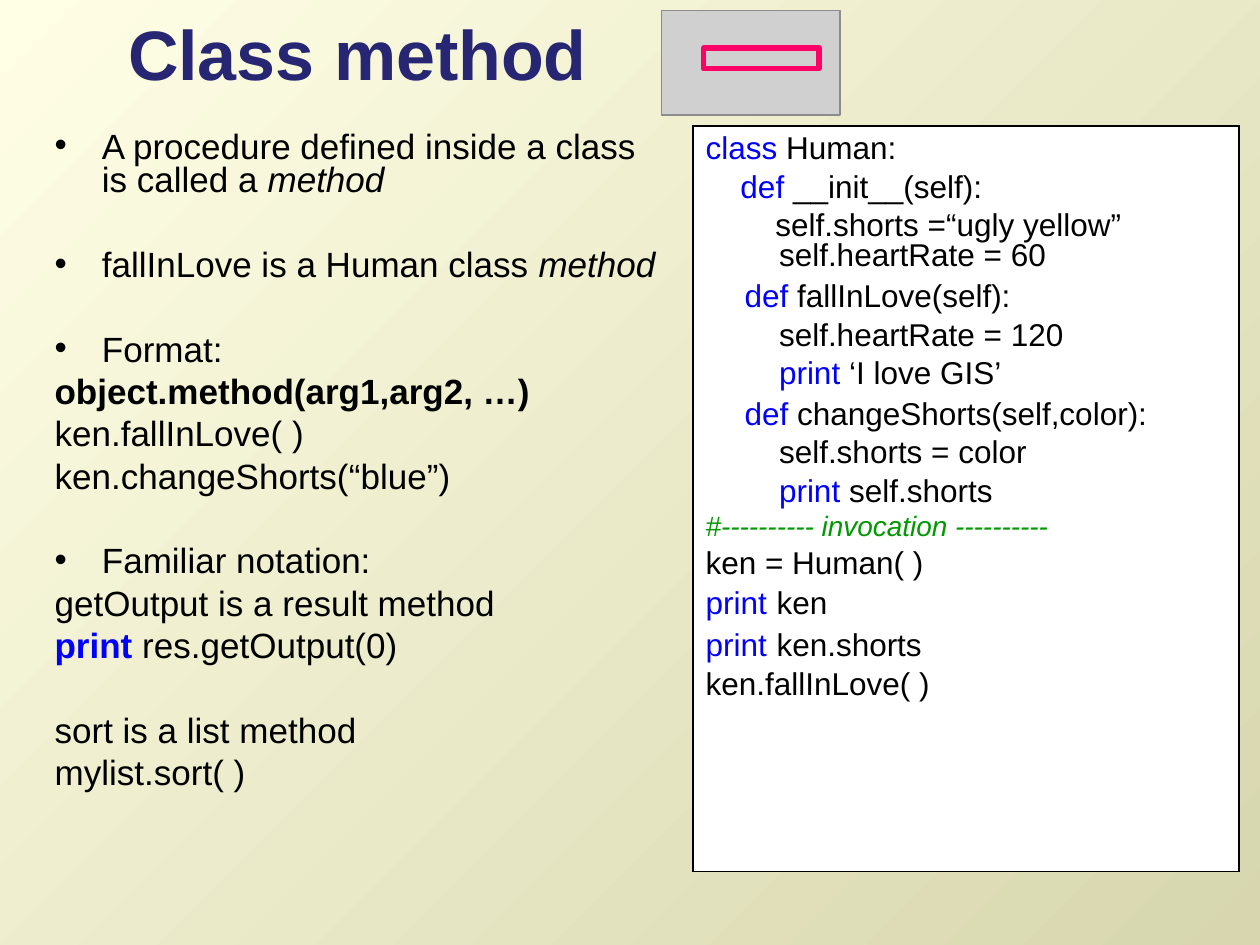
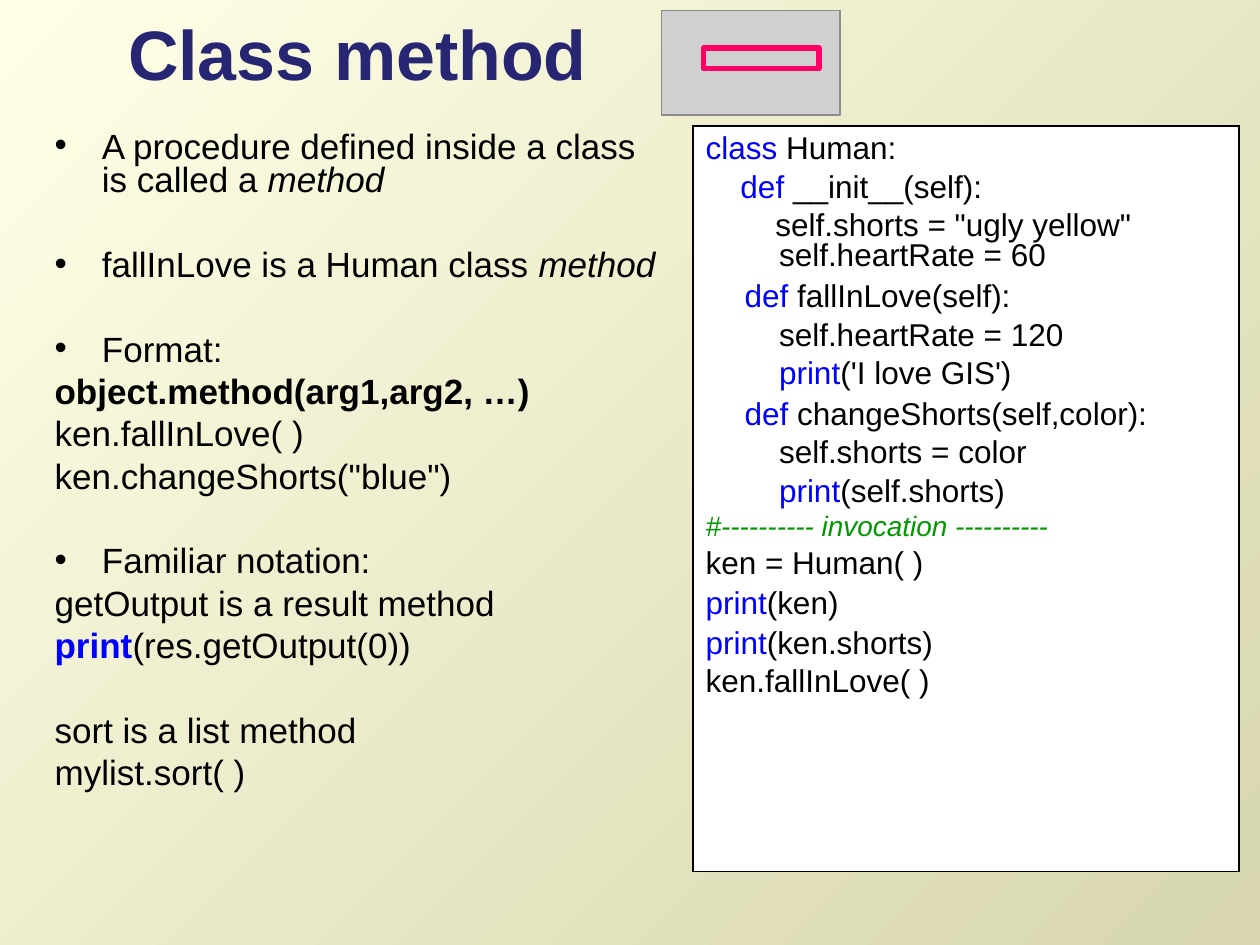
Before and after one commit to lgtateos/gis540, a slide deck: slide 19 of slides/classes.ppt. Drawn at 1260x945 pixels with LibreOffice and Linux fonts; fonts in the diff are those of the drawing; grey boxes stand for pictures. Boxes give left, top, right and bottom in pixels: in the first picture for what was removed or moved away, otherwise in the second. Text is boxed around its words. In the diff, an @@ line names an element or a change of style, - is before the commit and + after.

```diff
--- a/slides/classes.ppt
+++ b/slides/classes.ppt
@@ text at (775, 213, 1131, 267): text changed @@
-self.shorts =“ugly yellow”
-self.heartRate = 60
+self.shorts = "ugly yellow"
+self.heartRate = 60
@@ text at (779, 361, 1012, 390): text changed @@
-print ‘I love GIS’
+print('I love GIS')
@@ text at (55, 463, 452, 496): text changed @@
-ken.changeShorts(“blue”)
+ken.changeShorts("blue")
@@ text at (779, 479, 1005, 508): text changed @@
-print self.shorts
+print(self.shorts)
@@ text at (706, 591, 933, 660): text changed @@
-print ken
-print ken.shorts
+print(ken)
+print(ken.shorts)
@@ text at (55, 632, 411, 665): text changed @@
-    print res.getOutput(0)
+    print(res.getOutput(0))
```
Also in this commit, not shown: 15 other slides changed.
